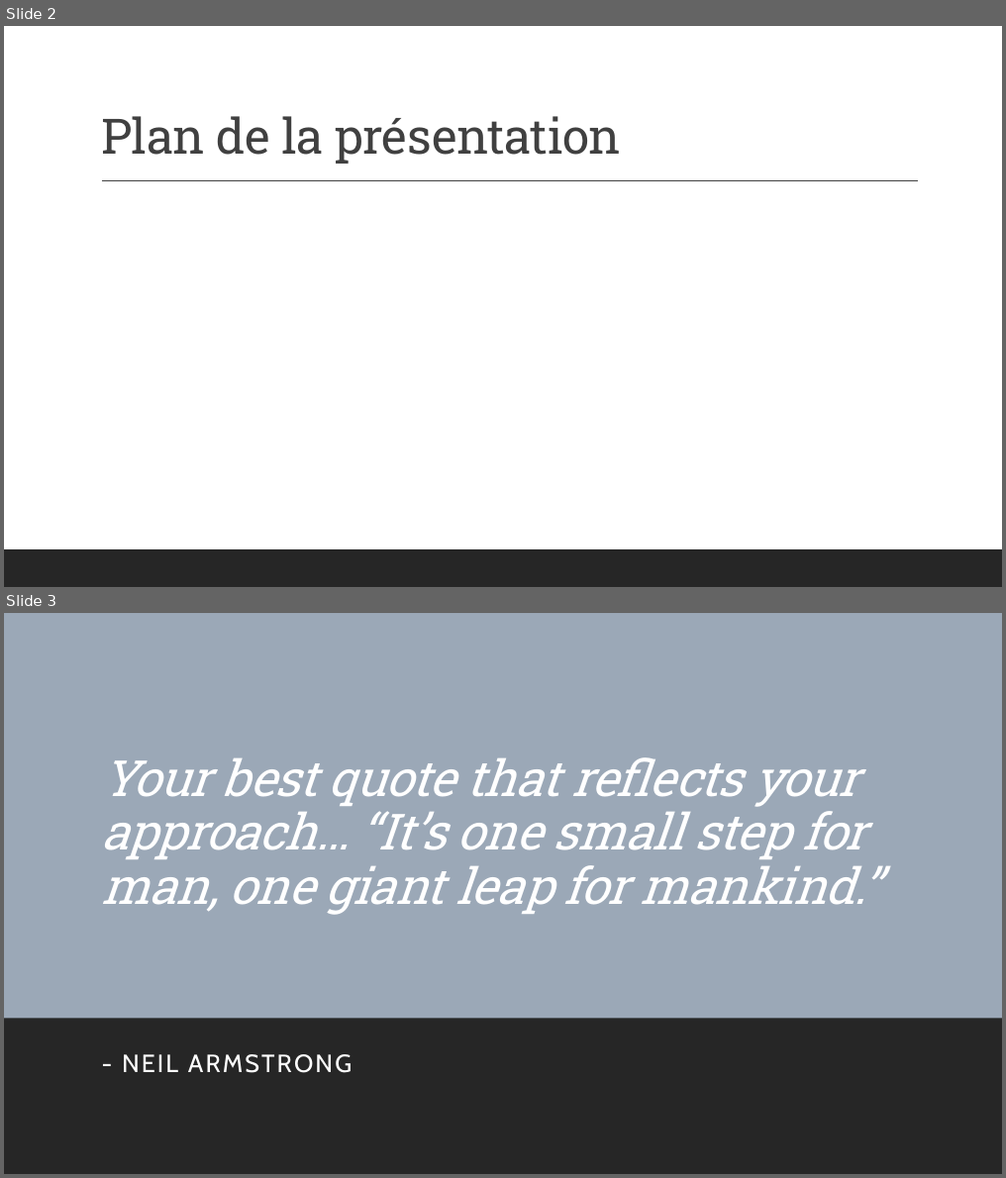
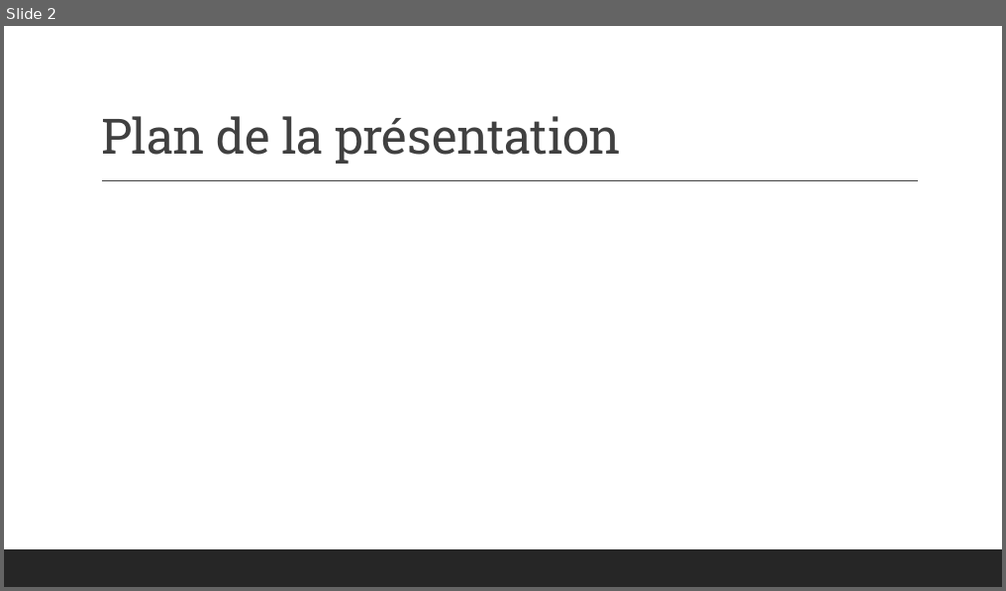
Before and after one commit to Dan-UL/PasDePlaziat, a slide deck: Final/Presentation_Equipe9.pptx. Shown one above the other, each under a label of ours: slides 2 and 3 before the commit, slide 2 after it. The pictures are 1006x1178 and 1006x591 pixels, drawn with LibreOffice and Linux fonts; fonts in the diff are those of the drawing. Boxes give left, top, right and bottom in pixels: in the first picture for what was removed or moved away, otherwise in the second. Text is boxed around its words. In the diff, an @@ line names an element or a change of style, - is before the commit and + after.

```diff
--- a/Final/Presentation_Equipe9.pptx
+++ b/Final/Presentation_Equipe9.pptx
@@ slide 3 removed at (x1=4, y1=613, x2=1002, y2=1174), background #FFFFFF; not listed: 1 template element that a slide beside it also shows @@
@@ rectangle removed at (x1=4, y1=613, x2=1002, y2=1174) @@
@@ title removed at (x1=101, y1=758, x2=879, y2=915) @@
-Your best quote that reflects your approach… “It’s one small step for man, one giant leap for mankind.”
@@ rectangle removed at (x1=4, y1=1019, x2=1002, y2=1174) @@
@@ subtitle removed at (x1=122, y1=1055, x2=351, y2=1073) @@
-- NEIL ARMSTRONG
```
Also in this commit, not shown: 18 slides added, 1 other slide removed.
